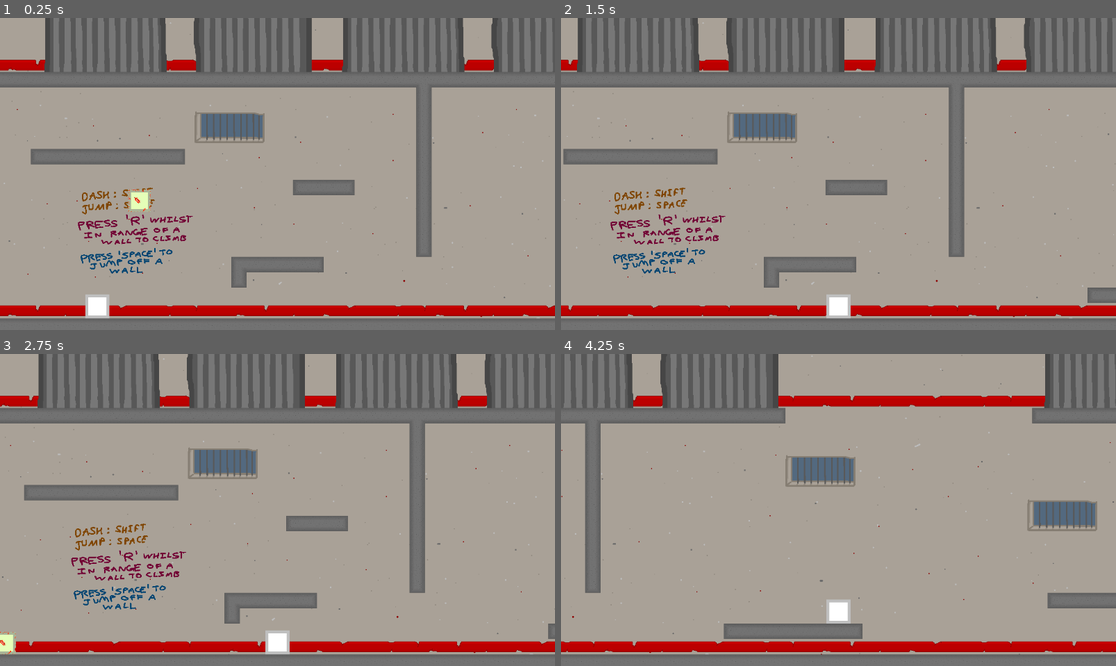
Above: before the commit, frames 1-4 (two rows, left to right).
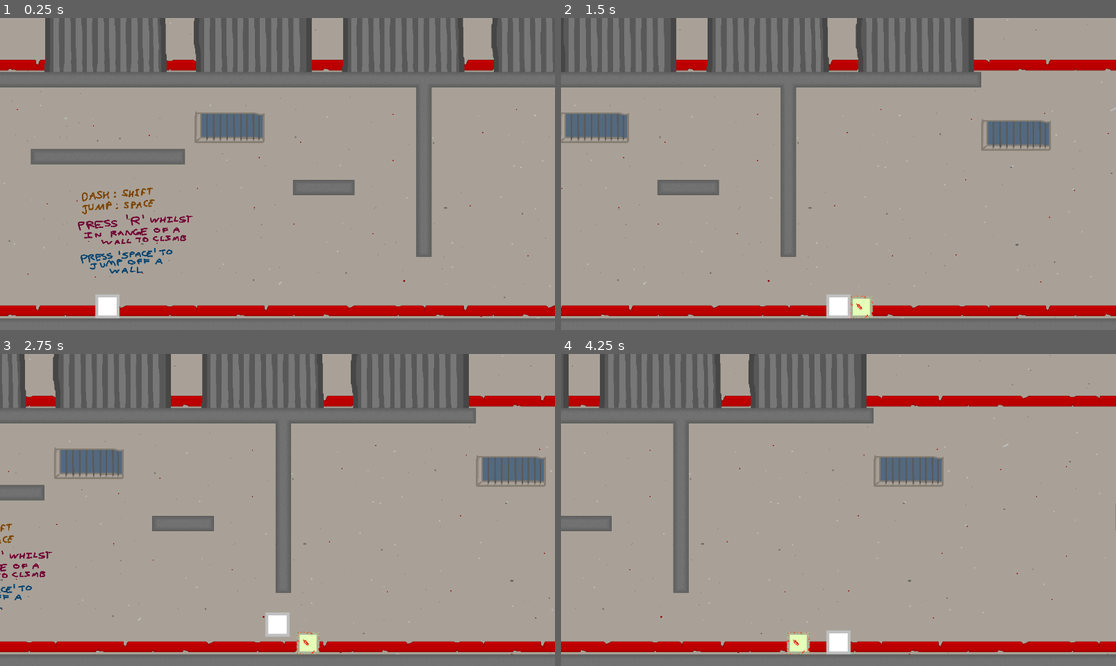
Above: after the commit, the same moments.

Repository: 19PettitR/the-swarm
Game: Godot game, scene res://main.tscn
Same seed, same stepped clock (60 frames per second), same inputs: the game is played once before the commit and once after it.
Inputs:
- Up to frame 1 (0.25 s): no input
- Up to frame 2 (1.5 s): hold D (right) from 0.53 s (still down); tap R (climb) at 0.6 s; tap Space (jump) at 0.77 s; tap E (attack) at 1.35 s
- Up to frame 3 (2.75 s): tap Space (jump) at 1.52 s; tap R (climb) at 1.55, 2.1 s; release D (right) at 2.03 s; hold A (left) from 2.03 s (still down)
- Up to frame 4 (4.25 s): release A (left) at 2.78 s; hold D (right) from 2.78 s (still down); tap Shift (dash) at 2.85 s; tap Space (jump) at 3.02, 3.77 s; tap R (climb) at 3.05, 3.6 s

The runs differ from the first frame. In frame 1, 1.5% of the frame differs, in the area x 15-59%, y 54-97%; in frame 2, 25%; in frame 3, 25%, in the area x 0-100%, y 0-97%; in frame 4, 21%.

Commit message:
Milestone 2 - Enemy 1
Enemy is moving, chasing player

Diff:
--- /dev/null
+++ b/Enemies/Detection Range.tscn
@@ -0,0 +1,12 @@
+[gd_scene load_steps=3 format=3 uid="uid://ct8i2nhmkwntj"]
+
+[ext_resource type="Script" path="res://Enemies/detection_range.gd" id="1_k6jcl"]
+
+[sub_resource type="RectangleShape2D" id="RectangleShape2D_fwu3n"]
+
+[node name="DetectionRange" type="Area2D"]
+script = ExtResource("1_k6jcl")
+
+[node name="CollisionShape2D" type="CollisionShape2D" parent="."]
+shape = SubResource("RectangleShape2D_fwu3n")
+debug_color = Color(0.806615, 0.00231201, 0.993399, 0.42)
--- a/Enemies/Level 1/enemy_1.gd
+++ b/Enemies/Level 1/enemy_1.gd
@@ -1,11 +1,16 @@
 class_name enemy extends CharacterBody2D
 
+# Needed to detect when the enemy has been hit
 @onready var hit_box: HitBox = $HitBox
-var player = PlayerManager.player
+# Needed to find when the player is in range
+@onready var detection_range: DetectionRange = $DetectionRange
+# Needed to chase the player
+@onready var player = PlayerManager.player
 
 ## Basic variables related to the enemy: speed, strength, hitpoints, cooldown length
 @export_category("Stats")
-@export var speed : float = 290
+@export var speed : float = 180
+@export var chase_speed : float = 250
 @export var enemy_strength : float = 10
 @export var max_enemy_hitpoints : int = 1
 @export var enemy_attack_cooldown_length : float = 1.5
@@ -41,11 +46,13 @@
 ## Connects the subroutines to their signals
 func _ready() -> void:
 	hit_box.take_damage.connect(_take_damage)
+	detection_range.seen.connect(_player_seen)
+	detection_range.not_seen.connect(_player_gone)
 
 
 ## Check whether the player can be attacked and updates relative_player_direction
 func _process(_delta: float) -> void:
-	return
+
 	# Player is to the right
 	if player.global_position.x > global_position.x:
 		relative_player_direction = 1
@@ -72,6 +79,7 @@
 		# If the enemy is further right of the right boundary, they should start moving left
 		elif global_position.x >= right_boundary:
 			direction = -1
+		velocity.x = speed * direction
 
 	# If the player is in range, they should be followed
 	else:
@@ -94,8 +102,8 @@
 		# If player is in the same vertical line, do not move
 		else:
 			direction = 0
+		velocity.x = chase_speed * direction
 
-	velocity.x = speed * direction
 	move_and_slide()
 
 
@@ -117,3 +125,13 @@
 ## Responsible for resetting the enemy to its original state when the level is reset
 func _respawn() -> void:
 	pass
+
+
+## Update player_within_range
+func _player_seen():
+	player_within_range = true
+
+
+## Update player_within_range
+func _player_gone():
+	player_within_range = false
--- a/Enemies/Level 1/enemy_1.tscn
+++ b/Enemies/Level 1/enemy_1.tscn
@@ -2,13 +2,11 @@
 
 [ext_resource type="Texture2D" uid="uid://l4qjftvfjxod" path="res://Enemies/Level 1/enemy_1.png" id="1_5ija4"]
 [ext_resource type="Script" path="res://Enemies/Level 1/enemy_1.gd" id="1_y16c4"]
-[ext_resource type="PackedScene" uid="uid://dqk7rg8jx3l16" path="res://Enemies/Hit Box.tscn" id="3_cuqut"]
+[ext_resource type="PackedScene" path="res://Enemies/Hit Box.tscn" id="3_cuqut"]
+[ext_resource type="PackedScene" uid="uid://ct8i2nhmkwntj" path="res://Enemies/Detection Range.tscn" id="4_ra8c5"]
 
 [sub_resource type="RectangleShape2D" id="RectangleShape2D_p505t"]
 size = Vector2(80, 80)
-
-[sub_resource type="RectangleShape2D" id="RectangleShape2D_iqmm1"]
-size = Vector2(1386, 406)
 
 [sub_resource type="RectangleShape2D" id="RectangleShape2D_kaloc"]
 size = Vector2(104, 102)
@@ -23,13 +21,6 @@
 [node name="CollisionShape2D" type="CollisionShape2D" parent="."]
 shape = SubResource("RectangleShape2D_p505t")
 
-[node name="Detection Range" type="Area2D" parent="."]
-
-[node name="CollisionShape2D" type="CollisionShape2D" parent="Detection Range"]
-position = Vector2(1, -35)
-shape = SubResource("RectangleShape2D_iqmm1")
-debug_color = Color(0.827451, 0, 0.952941, 0.027451)
-
 [node name="Attack Box" type="Area2D" parent="."]
 
 [node name="CollisionShape2D" type="CollisionShape2D" parent="Attack Box"]
@@ -38,3 +29,6 @@
 
 [node name="HitBox" parent="." instance=ExtResource("3_cuqut")]
 scale = Vector2(-4.79576, -4.79576)
+
+[node name="DetectionRange" parent="." instance=ExtResource("4_ra8c5")]
+scale = Vector2(64.821, -25.0297)
--- /dev/null
+++ b/Enemies/detection_range.gd
@@ -0,0 +1,19 @@
+class_name DetectionRange extends Area2D
+
+signal seen
+signal not_seen
+
+## Connects the body entered + exited signals to the necessary subroutines
+func _ready() -> void:
+	body_entered.connect(_detected)
+	body_exited.connect(_undetected)
+
+
+## Runs when the detection range has been entered
+func _detected(_p: Node2D) -> void:
+	seen.emit()
+
+
+## Runs when the detection range has been exited
+func _undetected(_p: Node2D) -> void:
+	not_seen.emit()
--- a/main.tscn
+++ b/main.tscn
@@ -70,7 +70,7 @@
 texture = ExtResource("1_fo4jl")
 
 [node name="Player" parent="." instance=ExtResource("1_7u0w7")]
-position = Vector2(202, 1890)
+position = Vector2(223, 1884)
 scale = Vector2(0.634594, 0.629166)
 dash_deceleration_multiplier = 50
 
@@ -89,15 +89,7 @@
 texture_filter = 1
 tile_set = SubResource("TileSet_q2n1h")
 format = 2
-layer_0/tile_data = PackedInt32Array(3932160, 65537, 0, 3932 …(12756 unchanged characters)… 3604507, 393217, 1, 3932187, 65537, 0, 3670031, 196609, 0, 3735567, 393217, 1, 3670032, 327681, 0, 3670033, 327681, 0, 3670034, 327681, 0, 3670035, 327681, 0, 3670036, 262145, 2, 3342358, 262145, 2, 3342357, 327681, 0, 3342356, 327681, 0, 3342355, 196609, 2, 3211266, 196609, 2, 3211267, 327681, 0, 3211268, 327681, 0, 3211269, 327681, 0, 3211270, 327681, 0, 3211271, 327681, 0, 3211272, 327681, 0, 3211273, 327681, 0, 3211274, 327681, 0, 3211275, 262145, 2, 3801124, 196609, 2, 3801125, 327681, 0, 3801126, 327681, 0, 3801127, 327681, 0, 3801128, 327681, 0, 3801129, 327681, 0, 3801130, 327681, 0, 3801131, 327681, 0, 3801132, 262145, 2, 3670073, 196609, 2, 3670074 …(312 unchanged characters)…
-
-[node name="ClimbingArea" parent="." instance=ExtResource("4_lo3lw")]
-position = Vector2(471, 1824)
-scale = Vector2(1, 3.67091)
-climb_side = "Left"
-climb_position = 480.0
-climb_maximum = 1792.0
-climb_minimum = 1856.0
+layer_0/tile_data = PackedInt32Array(3932160, 65537, 0, 3932 …(12756 unchanged characters)… 3604507, 393217, 1, 3932187, 65537, 0, 3342358, 262145, 2, 3342357, 327681, 0, 3342356, 327681, 0, 3342355, 196609, 2, 3211266, 196609, 2, 3211267, 327681, 0, 3211268, 327681, 0, 3211269, 327681, 0, 3211270, 327681, 0, 3211271, 327681, 0, 3211272, 327681, 0, 3211273, 327681, 0, 3211274, 327681, 0, 3211275, 262145, 2, 3670073, 196609, 2, 3670074 …(312 unchanged characters)…
 
 [node name="ClimbingArea2" parent="." instance=ExtResource("4_lo3lw")]
 position = Vector2(854, 1615)
@@ -132,5 +124,8 @@
 climb_minimum = 1760.0
 
 [node name="Enemy1" parent="." instance=ExtResource("5_wpghv")]
-position = Vector2(362, 1647)
+position = Vector2(1372, 1878)
 scale = Vector2(0.58227, 0.58227)
+speed = 170.0
+left_boundary = 770.0
+right_boundary = 1800.0
